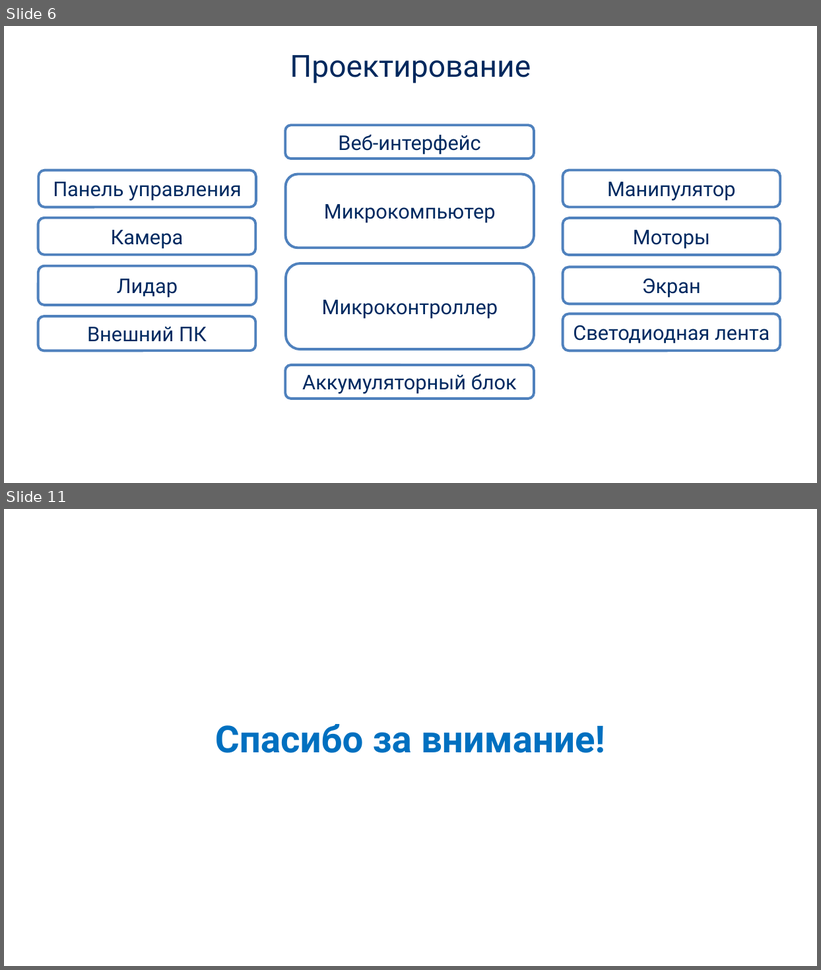
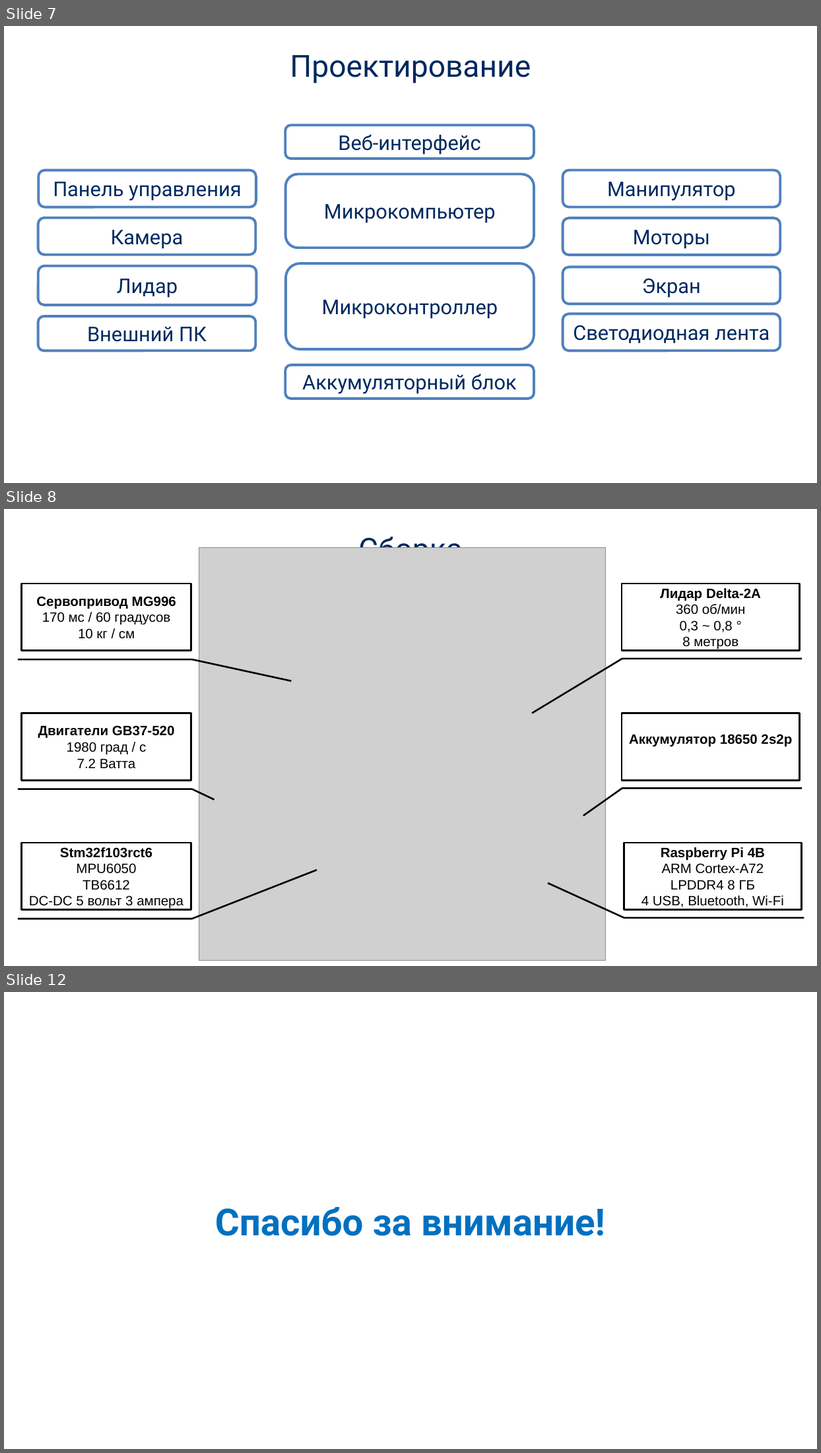
Before and after one commit to incubus-ank/marshmallow_old, a slide deck: Защита.pptx. Shown one above the other, each under a label of ours: slides 6 and 11 before the commit, slides 7, 8 and 12 after it; the slides between them are not shown. The pictures are 821x970 and 821x1453 pixels, drawn with LibreOffice and Linux fonts; fonts in the diff are those of the drawing; grey boxes stand for pictures; background and template pictures are left out. Boxes give left, top, right and bottom in pixels: in the first picture for what was removed or moved away, otherwise in the second. Text is boxed around its words. In the diff, an @@ line names an element or a change of style, - is before the commit and + after.

```diff
--- a/Защита.pptx
+++ b/Защита.pptx
@@ slide 8 added at [4,509,817,966], background picture (left out) @@
@@ picture added at [199,547,606,960] @@
@@ text added at [358,532,463,548], 36 pt, text #00285D @@
+Сборка
@@ border callout added at [22,584,191,650], outline #000000 2 pt, 16 pt, text #000000 @@
+Сервопривод MG996
+170 мс / 60 градусов
+10 кг / см
@@ border callout added at [622,584,799,650], outline #000000 2 pt, 16 pt, text #000000 @@
+Лидар Delta-2A
+360 об/мин
+0,3 ~ 0,8 °
+8 метров
@@ border callout added at [22,714,191,780], outline #000000 2 pt, 16 pt, text #000000 @@
+Двигатели GB37-520 1980 град / с
+7.2 Ватта
@@ border callout added at [622,714,799,780], outline #000000 2 pt, 16 pt, text #000000, bold @@
+Аккумулятор 18650 2s2p
@@ border callout added at [22,843,191,910], outline #000000 2 pt, 16 pt, text #000000 @@
+Stm32f103rct6
+MPU6050
+TB6612
+DC-DC 5 вольт 3 ампера
@@ border callout added at [624,843,802,910], outline #000000 2 pt, 16 pt, text #000000 @@
+Raspberry Pi 4B
+ARM Cortex-A72
+LPDDR4 8 ГБ
+4 USB, Bluetooth, Wi-Fi
@@ what was slide 6 is now slide 7 @@
@@ what was slide 11 is now slide 12 @@
```
Also in this commit, not shown: 4 other slides added, 4 slides removed, 4 other files.
